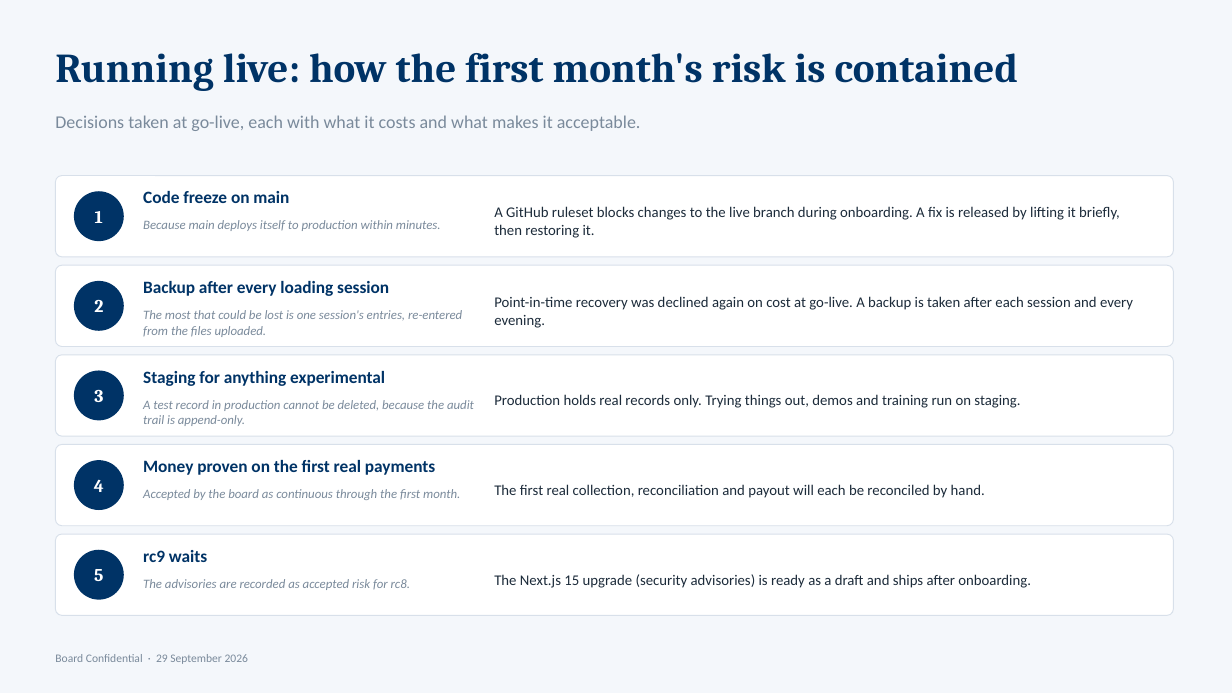
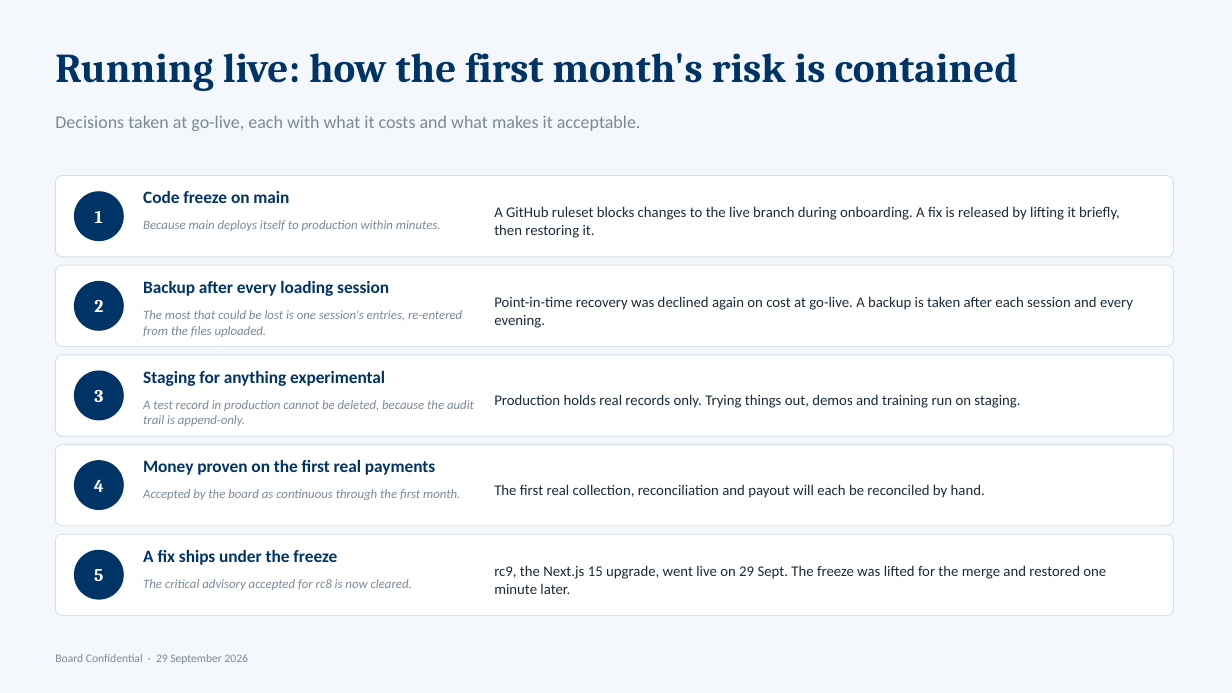
Before and after one commit to tfmlictmgr-collab/oe-group-ipms, a slide deck: slide 38 of docs/OE_Group_Phase1_Progress.UPDATED.v4.pptx. Drawn at 1232x693 pixels with LibreOffice and Linux fonts; fonts in the diff are those of the drawing. Boxes give left, top, right and bottom in pixels: in the first picture for what was removed or moved away, otherwise in the second. Text is boxed around its words. In the diff, an @@ line names an element or a change of style, - is before the commit and + after.

```diff
--- a/docs/OE_Group_Phase1_Progress.UPDATED.v4.pptx
+++ b/docs/OE_Group_Phase1_Progress.UPDATED.v4.pptx
@@ text at (143, 550, 337, 565): text changed @@
-rc9 waits
+A fix ships under the freeze
@@ text at (494, 565, 1106, 594): text changed @@
-The Next.js 15 upgrade (security advisories) is ready as a draft and ships after onboarding.
+rc9, the Next.js 15 upgrade, went live on 29 Sept. The freeze was lifted for the merge and restored one minute later.
@@ text at (143, 579, 412, 590): text changed @@
-The advisories are recorded as accepted risk for rc8.
+The critical advisory accepted for rc8 is now cleared.
```
Also in this commit, not shown: 7 other slides changed, 1 other file.
